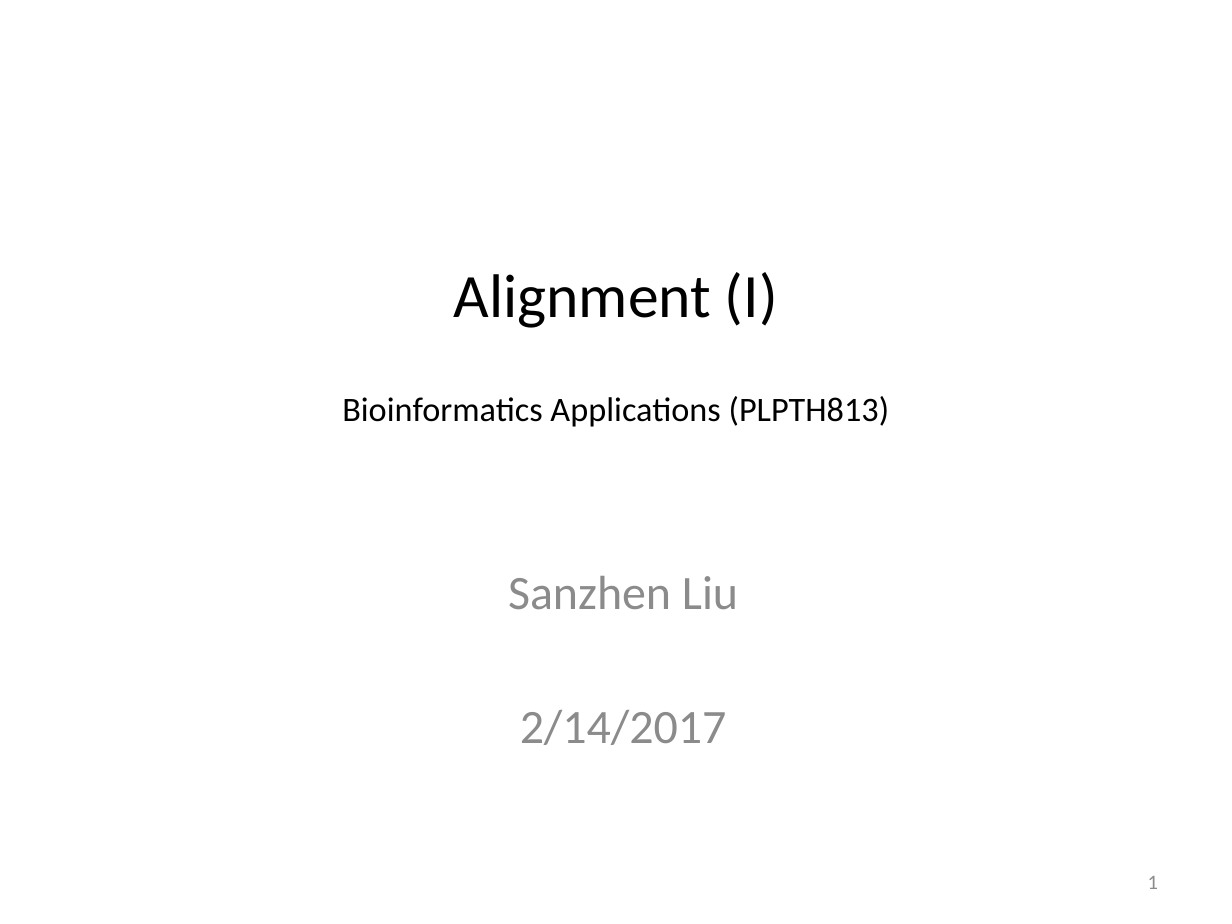
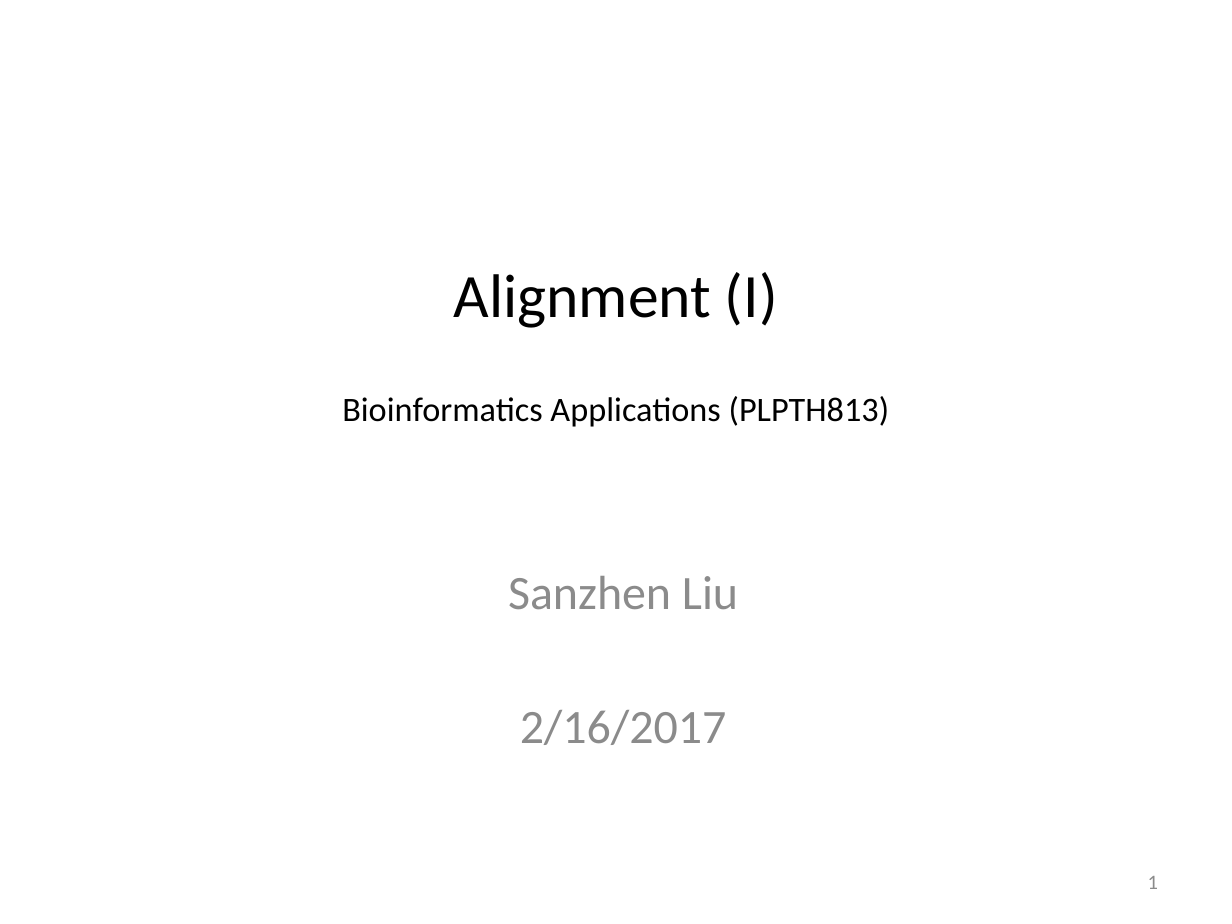
Before and after one commit to ravinpoudel/PLPTH813Bioinformatics, a slide deck: slide 1 of lectures/lecture07_alignment_I.pptx. Drawn at 1232x924 pixels with LibreOffice and Linux fonts; fonts in the diff are those of the drawing. Boxes give left, top, right and bottom in pixels: in the first picture for what was removed or moved away, otherwise in the second. Text is boxed around its words. In the diff, an @@ line names an element or a change of style, - is before the commit and + after.

```diff
--- a/lectures/lecture07_alignment_I.pptx
+++ b/lectures/lecture07_alignment_I.pptx
@@ subtitle at [520, 710, 727, 745]: text changed @@
-2/14/2017
+2/16/2017
```
Also in this commit, not shown: 2 other slides changed, 1 slide added.
